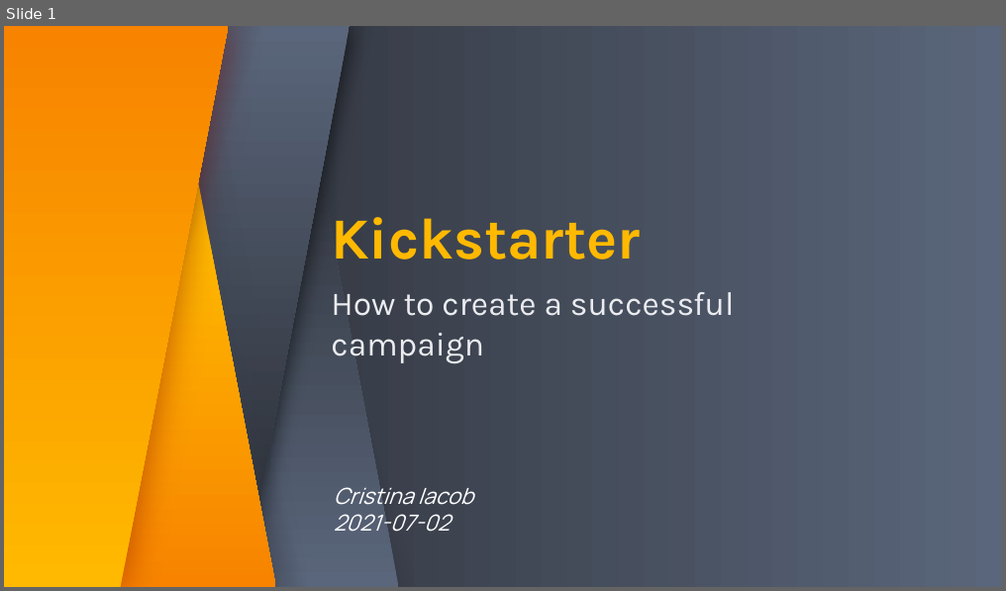
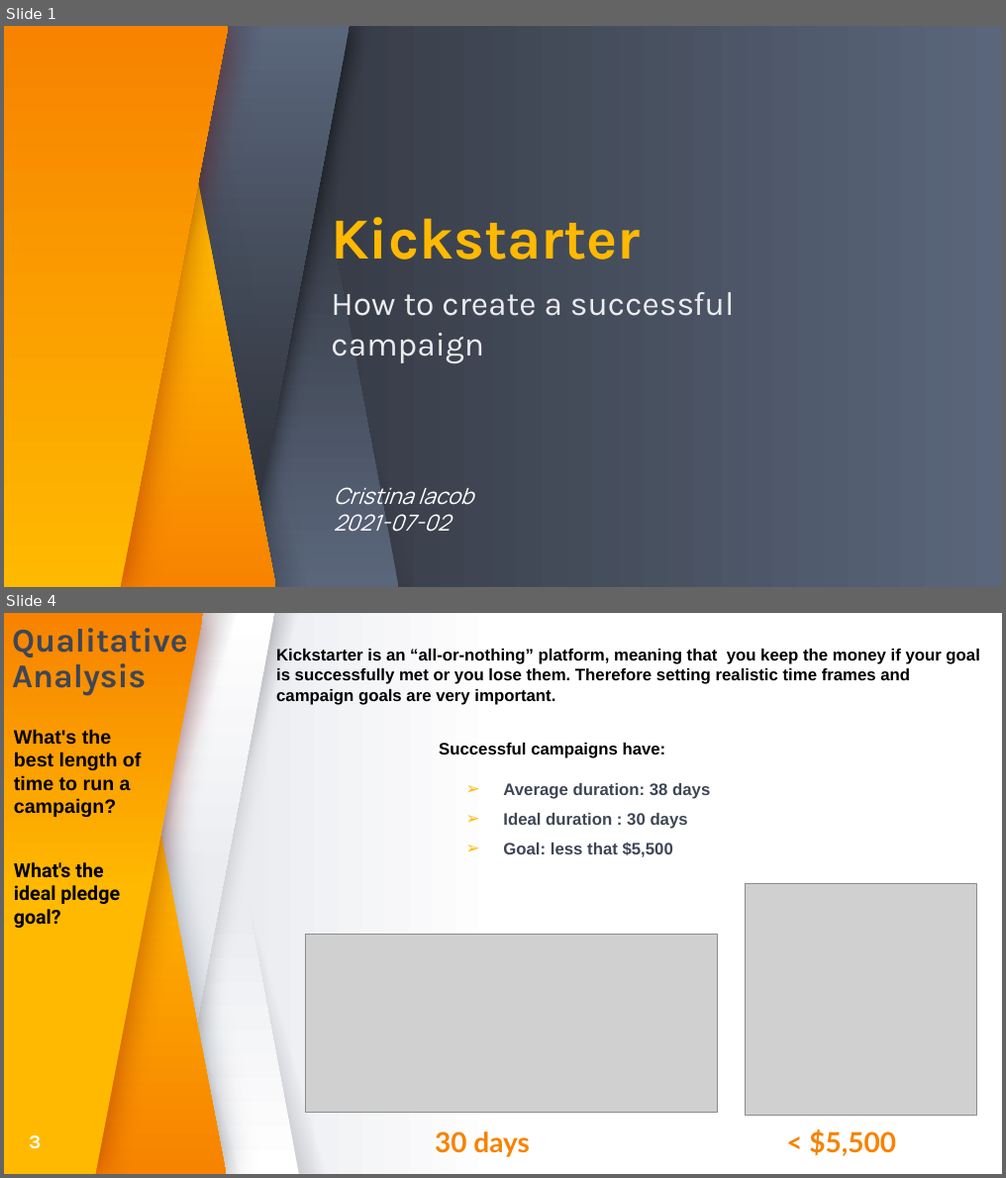
Before and after one commit to cristina-iacob/kickstarter_analysis, a slide deck: kickstarter_analysis.pptx. Shown one above the other, each under a label of ours: slide 1 before the commit, slides 1 and 4 after it; the slides between them are not shown. The pictures are 1006x591 and 1006x1178 pixels, drawn with LibreOffice and Linux fonts; fonts in the diff are those of the drawing; grey boxes stand for pictures. Boxes give left, top, right and bottom in pixels: in the first picture for what was removed or moved away, otherwise in the second. Text is boxed around its words. In the diff, an @@ line names an element or a change of style, - is before the commit and + after.

```diff
--- a/kickstarter_analysis.pptx
+++ b/kickstarter_analysis.pptx
@@ slide 4 added at (4, 613, 1002, 1174), background gradient #FFFFFF to #EAECF0 @@
@@ freeform shape added at (4, 613, 227, 1174), fill gradient #FFB900 to #F78300 @@
@@ freeform shape added at (4, 613, 204, 1174), fill gradient #FFB900 to #F78300 @@
@@ parallelogram added at (7, 613, 237, 1173), fill gradient #3E4655 to #27252C @@
@@ text added at (12, 628, 187, 696), 24 pt, text #3E4655, bold @@
+Qualitative
+Analysis
@@ parallelogram added at (26, 613, 255, 1173), fill gradient #3E4655 to #27252C @@
@@ parallelogram added at (45, 613, 274, 1173), fill gradient #FFFFFF to #EAECF0 @@
@@ parallelogram added at (69, 613, 298, 1173), fill gradient #FFFFFF to #EAECF0 @@
@@ parallelogram added at (69, 613, 298, 1173), fill gradient #3E4655 to #27252C @@
@@ parallelogram added at (111, 613, 341, 1173), fill gradient #3E4655 to #27252C @@
@@ text added at (276, 648, 979, 705), 12 pt, text #000000, bold @@
+Kickstarter is an “all-or-nothing” platform, meaning that you keep the money if your goal is successfully met or you lose them. Therefore setting realistic time frames and campaign goals are very important.
@@ text added at (14, 729, 141, 817), 14 pt, text #000000, bold @@
+What's the best length of time to run a campaign?
@@ text added at (439, 743, 666, 759), 12 pt, text #000000, bold @@
+Successful campaigns have:
@@ text added at (503, 783, 710, 858), 12 pt, text #3E4655, bold @@
+➢ Average duration: 38 days
+➢ Ideal duration : 30 days
+➢ Goal: less that $5,500
@@ text added at (14, 862, 120, 928), 14 pt, text #000000, bold @@
+What's the ideal pledge goal?
@@ picture added at (746, 883, 977, 1115) @@
@@ picture added at (305, 935, 717, 1113) @@
@@ text added at (29, 1136, 41, 1150), 14 pt, text #FFFFFF, bold @@
+3
@@ text added at (435, 1132, 530, 1157), 20 pt, text #F78300, bold @@
+30 days
@@ text added at (809, 1130, 896, 1157), 20 pt, text #F78300, bold @@
+< $5,500
```
Also in this commit, not shown: 2 slides changed, 3 other slides added, 3 slides removed.
